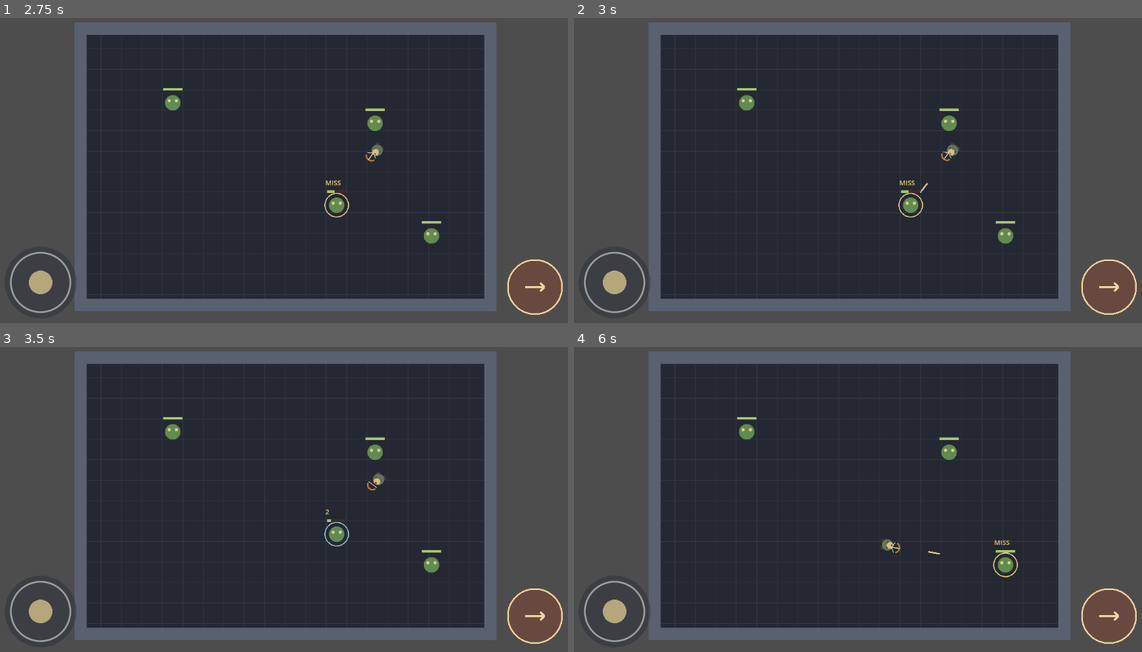
Above: before the commit, frames 1-4 (two rows, left to right).
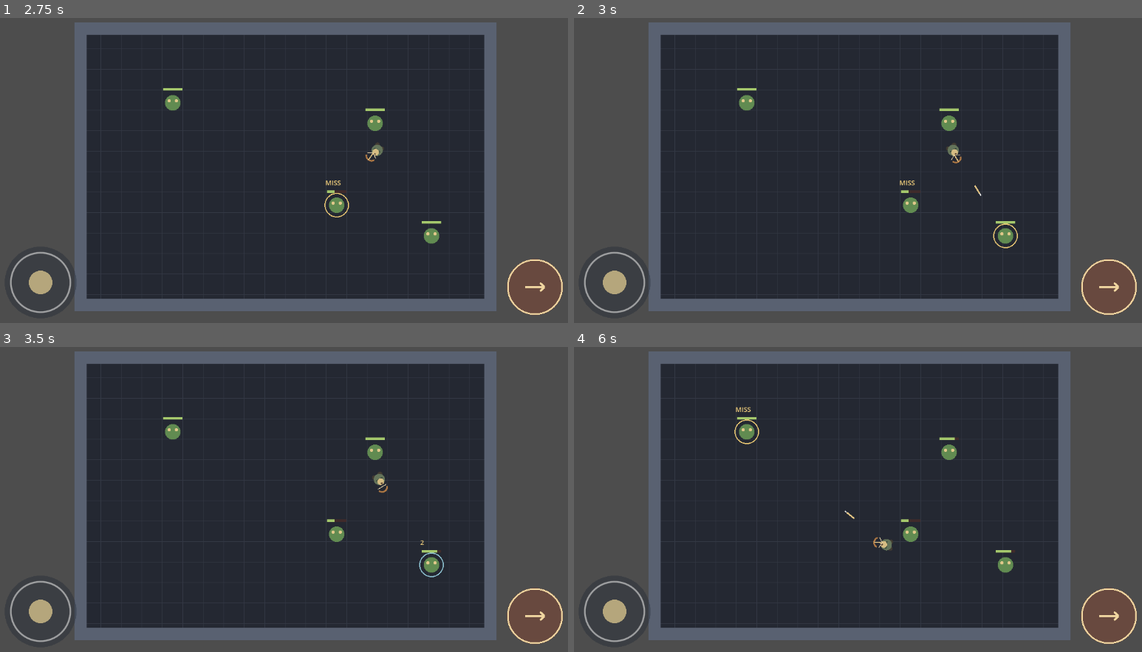
Above: after the commit, the same moments.

Repository: Jonty303/Project-Gauntlands
Game: Godot game, scene res://scenes/main.tscn
Same seed, same stepped clock (60 frames per second), same inputs: the game is played once before the commit and once after it.
Inputs (mouse positions are in pixels of both pictures, inside the frame that each line leads up to):
- Up to frame 1 (2.75 s): tap Enter at 0.5 s; drag from (39, 283) to (346, 94) at 0.52 s; drag from (533, 286) to (255, 234) at 1.27 s; move the mouse to (346, 94) at 2.02 s; hold D (move_right) from 2.03 s (still down); hold Space (attack) from 2.03 s (still down); tap Q (target_previous, bound only after the commit) at 2.3 s
- Up to frame 2 (3 s): release D (move_right) at 2.75 s; release Space (attack) at 2.75 s; drag from (829, 234) to (681, 115) at 2.77 s
- Up to frame 3 (3.5 s): no input
- Up to frame 4 (6 s): tap Space (attack) at 3.5 s; move the mouse to (1034, 545) at 3.52 s; hold A (move_left) 3.53-4.25 s; tap Q (target_previous, bound only after the commit) at 3.6, 5.1 s; drag from (681, 444) to (772, 414) at 4.27 s; move the mouse to (886, 496) at 5.02 s; hold S (move_down) 5.03-5.75 s; click (886, 496) at 5.17 s; drag from (772, 414) to (738, 511) at 5.77 s

Frame 1 is identical in both runs. In frame 2, 0.2% of the frame differs, in the area x 57-79%, y 40-76%; in frame 3, 0.2%; in frame 4, 0.5%, in the area x 28-79%, y 19-76%.

Commit message:
Bind target cycling to Q E and controller shoulders

Diff:
--- a/project.godot
+++ b/project.godot
@@ -6,6 +6,14 @@
 config/features=PackedStringArray("4.5", "GL Compatibility")
 
 [input]
+target_previous={
+"deadzone": 0.2,
+"events": [Object(InputEventKey,"physical_keycode":81), Object(InputEventJoypadButton,"button_index":9)]
+}
+target_next={
+"deadzone": 0.2,
+"events": [Object(InputEventKey,"physical_keycode":69), Object(InputEventJoypadButton,"button_index":10)]
+}
 attack={
 "deadzone": 0.2,
 "events": [Object(InputEventKey,"physical_keycode":32), Object(InputEventMouseButton,"button_index":1), Object(InputEventJoypadButton,"button_index":0)]
